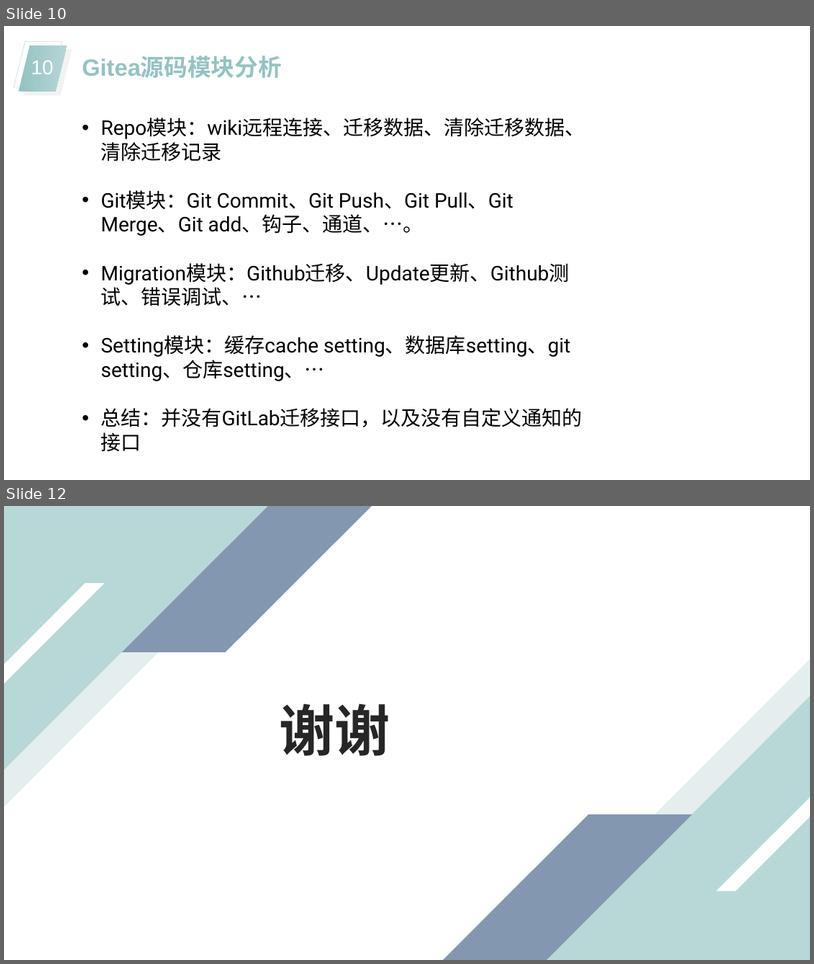
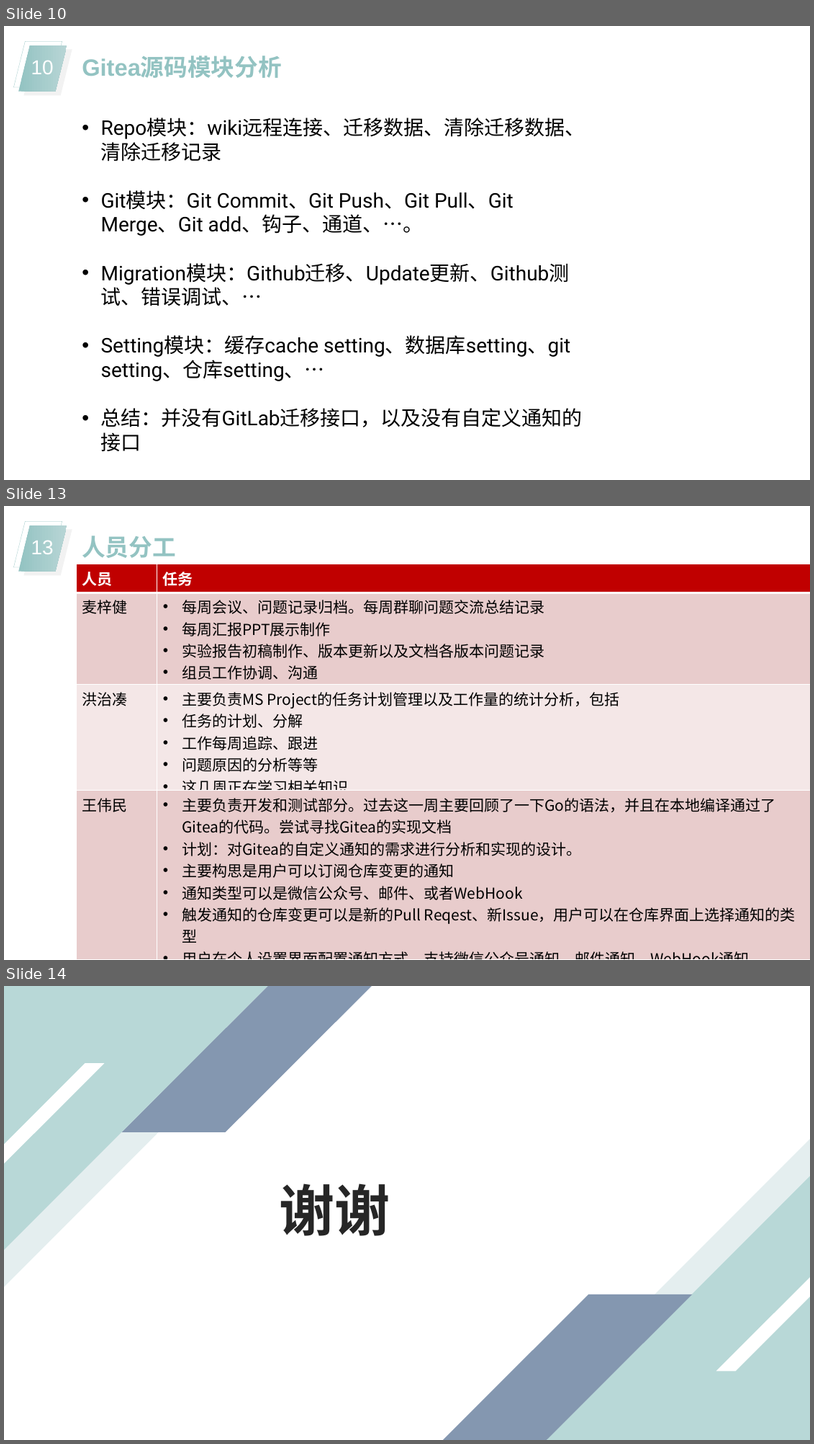
Before and after one commit to bhsei/20_F, a slide deck: 2-课堂汇报/实验一汇报_麦梓健.pptx. Shown one above the other, each under a label of ours: slides 10 and 12 before the commit, slides 10, 13 and 14 after it; the slides between them are not shown. The pictures are 814x964 and 814x1444 pixels, drawn with LibreOffice and Linux fonts; fonts in the diff are those of the drawing. Boxes give left, top, right and bottom in pixels: in the first picture for what was removed or moved away, otherwise in the second. Text is boxed around its words. In the diff, an @@ line names an element or a change of style, - is before the commit and + after.

```diff
--- a/2-课堂汇报/实验一汇报_麦梓健.pptx
+++ b/2-课堂汇报/实验一汇报_麦梓健.pptx
@@ slide 13 added at [4,506,810,960], background #FFFFFF; not listed: 4 template elements that a slide beside it also shows @@
@@ text added at [82,536,176,558], 28 pt, text #93C3C2, bold @@
+人员分工
@@ table added at [76,564,810,960], 4 rows, 2 columns @@
+人员 | 任务
+麦梓健 | 每周会议、问题记录归档。每周群聊问题交流总结记录 / 每周汇报PPT展示制作 / 实验报告初稿制作、版本更新以及文档各版本问题记录 / 组员工作协调、沟通
+洪治凑 | 主要负责MS Project的任务计划管理以及工作量的统计分析，包括 / 任务的计划、分解 / 工作每周追踪、跟进 / 问题原因的分析等等 / 这几周正在学习相关知识
+王伟民 | 主要负责开发和测试部分。过去这一周主要回顾了一下Go的语法，并且在本地编译通过了Gitea的代码。尝试寻找Gitea的实现文档 / 计划：对Gitea的自定义通知的需求进行分析和实现的设计。 / 主要构思是用户可以订阅仓库变更的通知 / 通知类型可以是微信公众号、邮件、或者WebHook / 触发通知的仓库变更可以是新的Pull Reqest、新Issue，用户可以在仓库界面上选择通知的类型 / 用户在个人设置界面配置通知方式，支持微信公众号通知、邮件通知、WebHook通知
@@ what was slide 12 is now slide 14 @@
```
Also in this commit, not shown: 4 slides changed, 1 other slide added, 2 other files.
